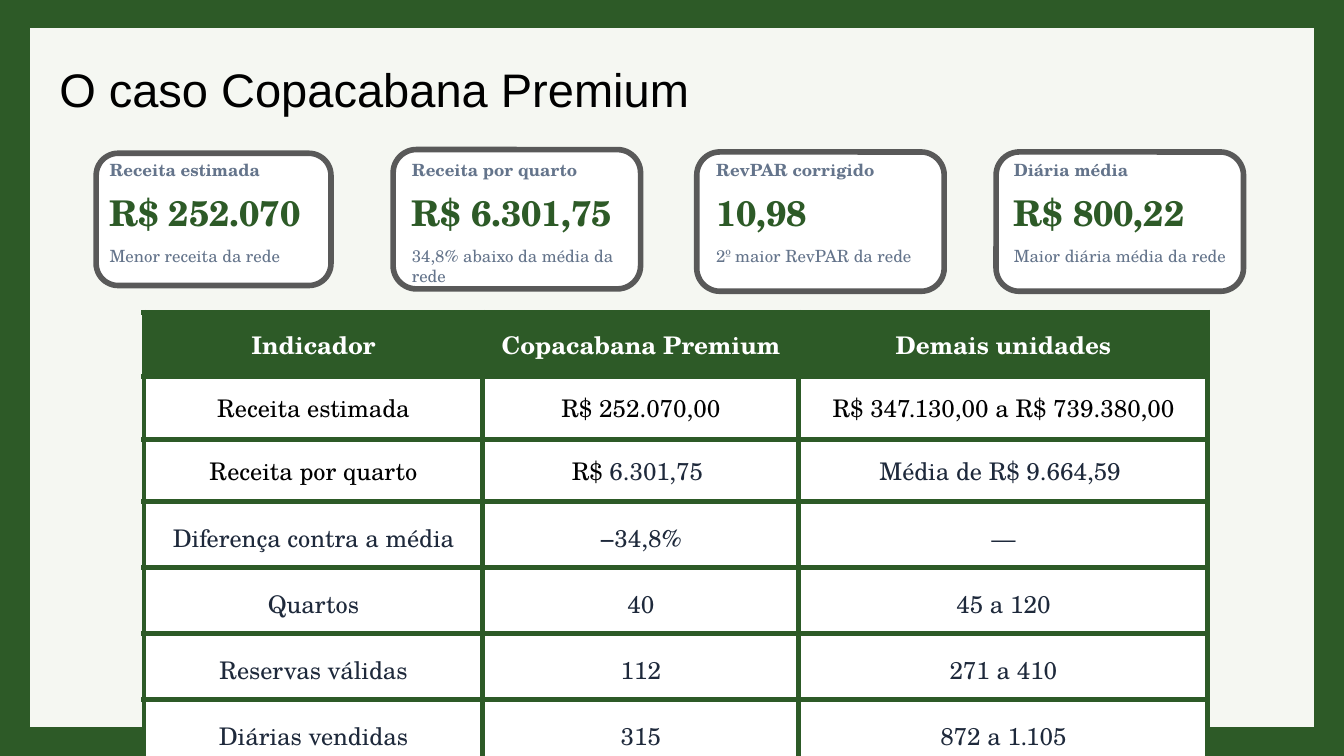
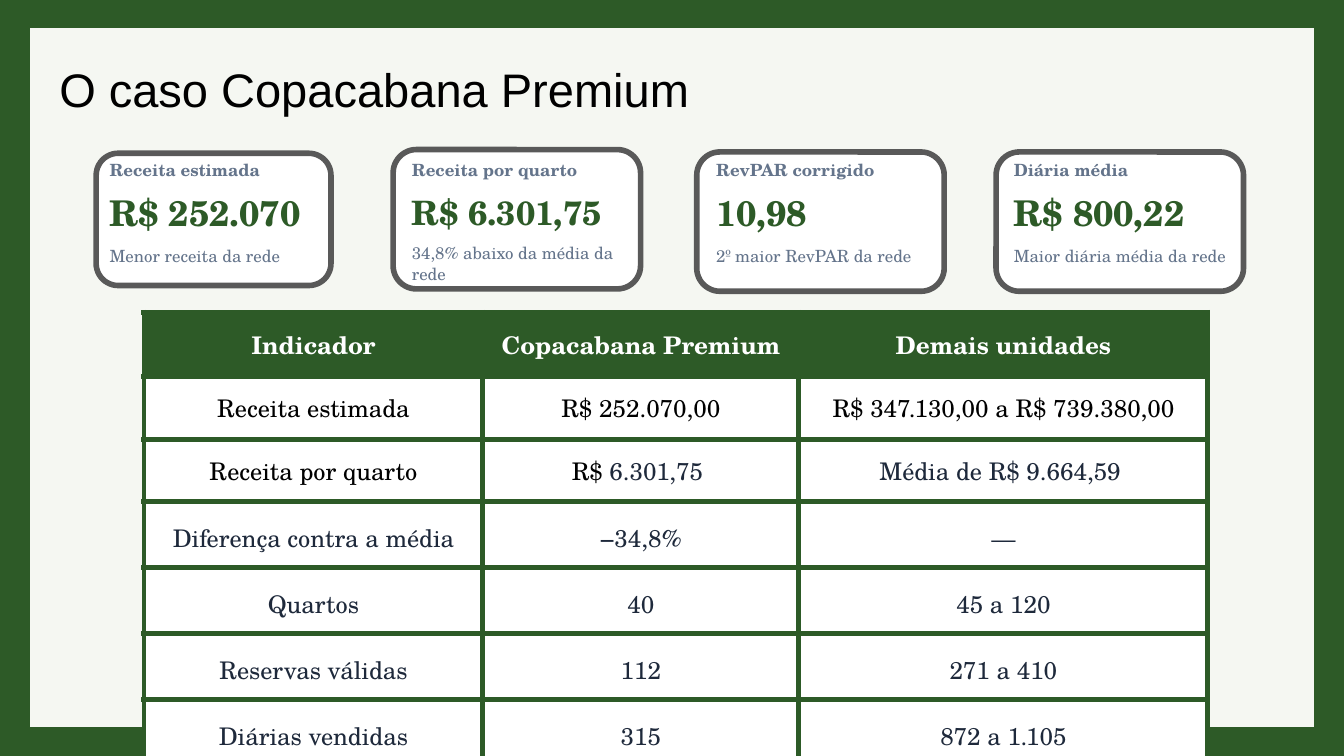
Before and after one commit to danicarvalho-1995/Nara-Hoteis, a slide deck: slide 16 of Nara Hotéis_23.09.pptx. Drawn at 1344x756 pixels with LibreOffice and Linux fonts; fonts in the diff are those of the drawing. Boxes give left, top, right and bottom in pixels: in the first picture for what was removed or moved away, otherwise in the second. Text is boxed around its words. In the diff, an @@ line names an element or a change of style, - is before the commit and + after.

```diff
--- a/Nara Hotéis_23.09.pptx
+++ b/Nara Hotéis_23.09.pptx
@@ text at <box>412,198,601,231</box>: size 19 to 18 pt in "R$ 6.301,75" @@
```
Also in this commit, not shown: 2 other slides changed.
